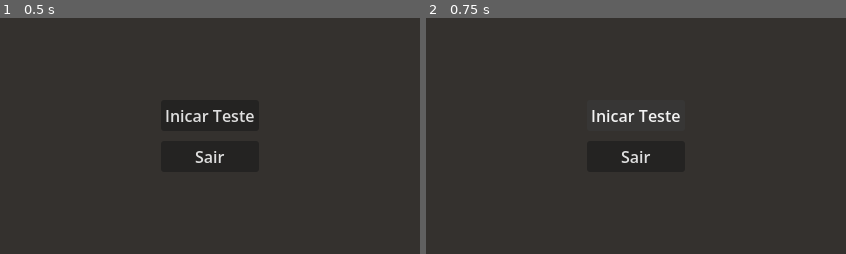
Above: before the commit, frames 1-2 (left to right).
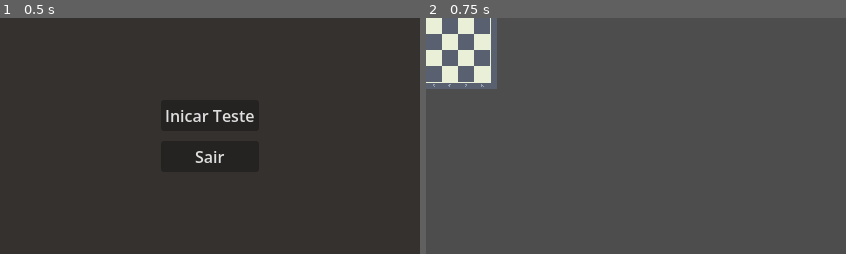
Above: after the commit, the same moments.

Repository: Rikatoki/xadrez
Game: Godot game, scene res://tests/scenes/test_menu.tscn
Two runs of this game, one before a commit and one after it. Both use one fixed random seed, a clock stepped at 60 frames per second and the inputs below. Before the commit the project starts from res://assets/scenes/test_menu.tscn.
Inputs:
- Up to frame 1 (0.5 s): no input
- Up to frame 2 (0.75 s): click "Inicar Teste" at 0.5 s

Frame 1 is identical in both runs. In frame 2, 97% of the frame differs, in the area x 0-100%, y 0-100%.

Commit message:
Version 0.1

Diff:
--- /dev/null
+++ b/assets/scripts/chessEngine/ChessEngine.gd
@@ -0,0 +1,6 @@
+## Composto por todos os elementos envolvendo o jogo do xadrez, esta classe é o coração do jogo.
+extends Object
+class_name ChessEngine
+
+func _init() -> void:
+	pass
--- /dev/null
+++ b/assets/scripts/chessEngine/Chessboard.gd
@@ -0,0 +1,44 @@
+extends Object
+class_name Chessboard
+
+var board: Array[BoardSquare]
+
+const LINES: int = 8
+
+const COLUMNS: int = 8
+
+
+func _init() -> void:
+	_create_board()
+
+
+func _create_board() -> void:
+	board = []
+	for line in range(1, LINES + 1):
+		for column in range(1, COLUMNS + 1):
+			board.append(BoardSquare.new(Vector2i(line, column)))
+
+
+func get_square_by_coordinate(coordinate: Vector2i) -> BoardSquare:
+	for square in board:
+		if square.coordinate == coordinate:
+			return square
+	return null
+
+## Para testes
+func _to_string() -> String:
+	var board_str: String = ""
+	for square in board:
+		board_str += str(square)
+	return board_str
+
+
+class BoardSquare:
+	var coordinate: Vector2i
+	func _init(_coordinate: Vector2i) -> void:
+		coordinate = _coordinate
+
+
+	func _to_string() -> String:
+		var square_str: String = "[ ]"
+		return square_str
--- a/assets/scripts/gui/SceneButton.gd
+++ b/assets/scripts/gui/SceneButton.gd
@@ -9,7 +9,7 @@
 func _ready() -> void:
 	if not go_to:
 		return push_error("Nenhuma cena adicionada.")
-	_scene_loaded = preload("res://assets/scenes/test_menu.tscn").instantiate()
+	_scene_loaded = go_to.instantiate()
 	connect("pressed", _on_button_pressed)
 
 func _on_button_pressed() -> void:
--- /dev/null
+++ b/tests/scenes/chess_test.tscn
@@ -0,0 +1,3 @@
+[gd_scene format=3 uid="uid://d4a8j6atfrqte"]
+
+[node name="ChessTest" type="Node" unique_id=851504971]
--- a/assets/scenes/test_menu.tscn
+++ b/tests/scenes/test_menu.tscn
@@ -1,6 +1,7 @@
 [gd_scene format=3 uid="uid://bjyi5qvx353pb"]
 
 [ext_resource type="Script" uid="uid://c5burhlx3xc6r" path="res://assets/scripts/gui/SceneButton.gd" id="1_omajv"]
+[ext_resource type="PackedScene" uid="uid://rjdr1yigkpch" path="res://assets/scenes/chess_table.tscn" id="2_3bom3"]
 [ext_resource type="Script" uid="uid://c00lyjajoypv8" path="res://assets/scripts/gui/ExitButton.gd" id="2_etq7q"]
 
 [node name="TestMenu" type="Control" unique_id=1303519598]
@@ -39,6 +40,7 @@
 layout_mode = 2
 text = "Inicar Teste"
 script = ExtResource("1_omajv")
+go_to = ExtResource("2_3bom3")
 
 [node name="QuitButton" type="Button" parent="Buttons" unique_id=1079028508]
 layout_mode = 2
Not shown, added: assets/scripts/chessEngine/ChessEngine.gd.uid
Not shown, added: assets/scripts/chessEngine/Chessboard.gd.uid
Not shown, changed: desing.md
